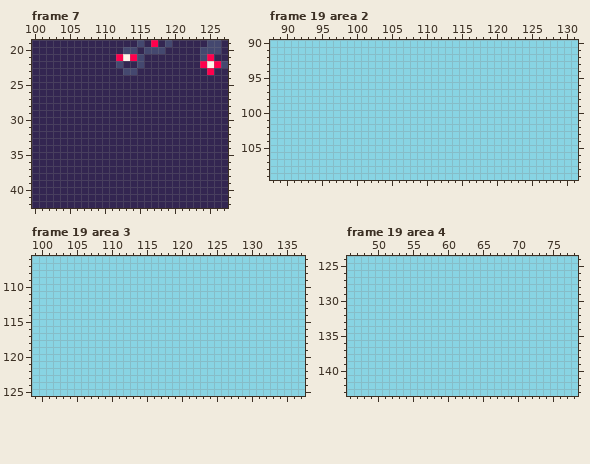
Pixel-art file: mockup.aseprite. Above is the file before it was changed.
192x144 pixels, 19 frames. Colours within 5 levels of each other are drawn and written as one. Shown: frame 7: x 100..127, y 19..42; frame 19 area 2: x 88..131, y 90..109; frame 19 area 3: x 99..137, y 106..125; frame 19 area 4: x 46..78, y 124..143. The commit also changed other frames or places, which this record leaves out.
New version:
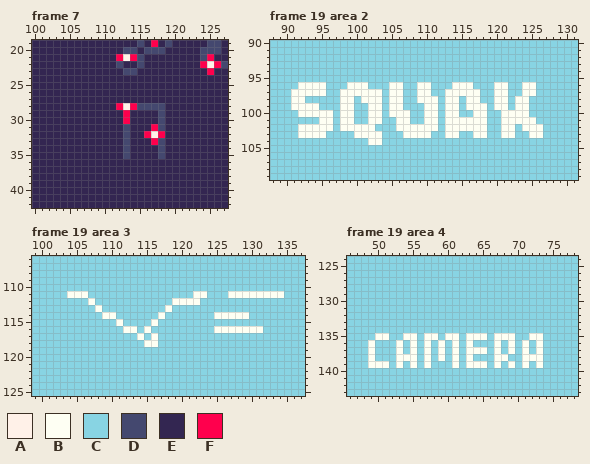
Palette (. is transparent): A #fff1e8  B #fefff3  C #88d4e3  D #44486f  E #332651  F #ff004d
Edits made:
Frame 7, layer "Layer 2":
The author changed colour E to colour A in row 28 at x 113; in row 32 at x 117.
The author changed colour E to colour D in row 28 at x 115 to 118; in rows 29 to 30 at x 118; in row 31 at x 113 and 118; in row 32 at x 113; in rows 33 to 35 at x 113 and 118.
The author changed colour E to colour F in row 28 at x 112 and 114; in rows 29 to 30 at x 113; in row 31 at x 117; in row 32 at x 116 and 118; in row 33 at x 117.
Frame 19 area 2, layer "Layer 2":
The author changed colour C to colour B in row 96 at x 92 to 95, 99 to 101, 105 to 106, 109 to 110, 114 to 116, 120 to 121 and 124 to 125; in row 97 at x 91 to 95, 98 to 103, 105 to 106, 109 to 110, 113 to 117, 120 to 121 and 124 to 125; in row 98 at x 91 to 92, 98 to 99, 101 to 103, 105 to 106, 109 to 111, 113 to 114, 116 to 117, 120 to 121 and 123 to 124; in row 99 at x 91 to 94, 98 to 99, 102 to 103, 105 to 106, 110 to 111, 113 to 114, 116 to 118, 120 to 121 and 123 to 124; in row 100 at x 92 to 96, 98 to 99, 102 to 103, 105 to 107, 110 to 111, 113 to 114, 117 to 118 and 121 to 124; in row 101 at x 95 to 96, 98 to 99, 102 to 103, 106 to 107, 110 to 111, 113 to 118 and 121 to 125.
The author changed colour C to colour B in row 102 at x 92 to 96, 98 to 102, 106 to 111, 113 to 118, 121 to 122 and 124 to 126; in row 103 at x 92 to 95, 100 to 103, 107 to 110, 113 to 114, 117 to 118, 121 to 122 and 125 to 126; in row 104 at x 102 to 103.
Frame 19 area 3, layer "Layer 2":
The author changed colour C to colour B in row 111 at x 104 to 106, 122 to 123 and 127 to 134; in row 112 at x 107 and 119 to 122; in row 113 at x 108 and 118; in row 114 at x 109 to 110, 117 and 125 to 129; in row 115 at x 111 and 116; in row 116 at x 112 to 113, 115 and 125 to 131.
The author changed colour C to colour B in row 117 at x 114 and 116; in row 118 at x 115 to 116.
Frame 19 area 4, layer "Layer 2":
The author changed colour C to colour B in row 135 at x 50 to 51, 54 to 55, 57 to 58, 60 to 61, 63 to 65, 67 to 69 and 72 to 73; in row 136 at x 49, 53, 55, 57, 59, 61, 63, 67, 69, 71 and 73; in row 137 at x 49, 53, 55, 57, 59, 61, 63 to 65, 67, 69, 71 and 73; in row 138 at x 49, 53 to 55, 57, 59, 61, 63, 67 to 68 and 71 to 73; in row 139 at x 49 to 51, 53, 55, 57, 61, 63 to 65, 67, 69, 71 and 73.
